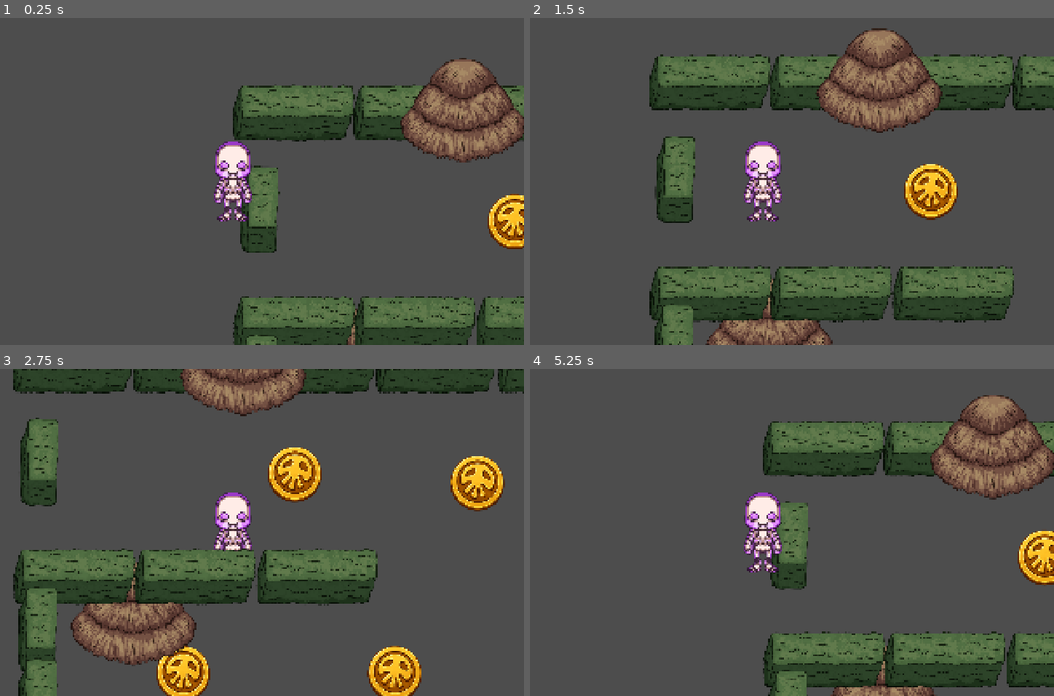
Above: before the commit, frames 1-4 (two rows, left to right).
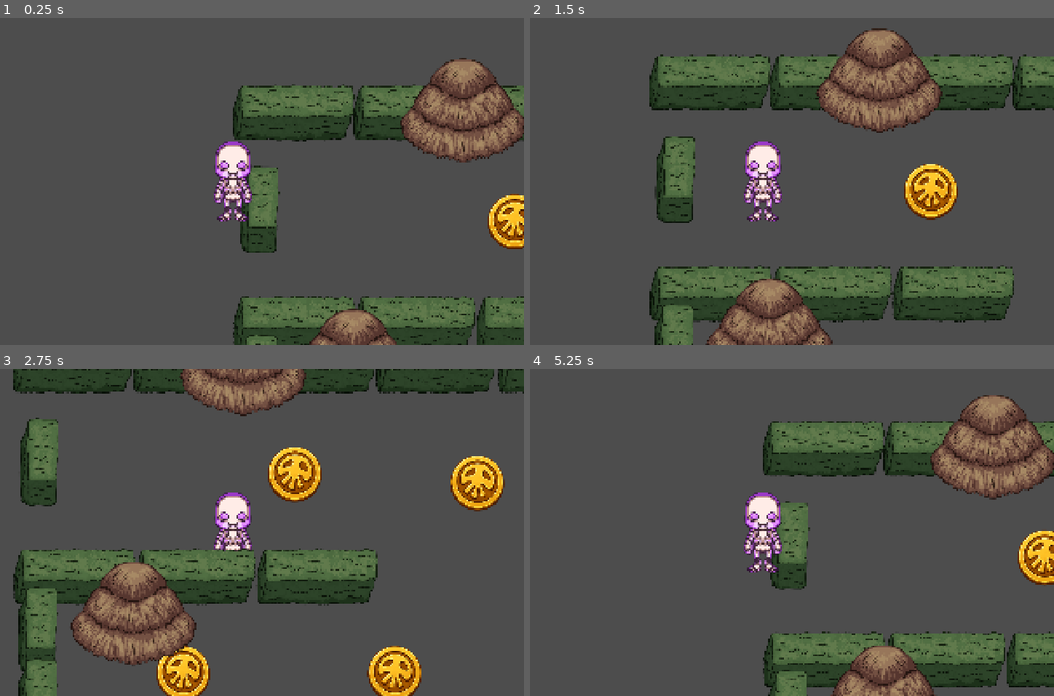
Above: after the commit, the same moments.

Repository: vikram3/Prototype
Game: Godot game, scene res://scenes/checkpoints/checkpoint01.tscn
Same seed, same stepped clock (60 frames per second), same inputs: the game is played once before the commit and once after it. Before the commit the project has no main scene; this scene is started directly in both runs.
Inputs:
- Up to frame 1 (0.25 s): no input
- Up to frame 2 (1.5 s): tap Enter at 0.5 s; hold D (move_right) 0.53-1.28 s; hold S (move_down) from 1.28 s (still down)
- Up to frame 3 (2.75 s): release S (move_down) at 2.03 s; hold D (move_right) from 2.03 s (still down)
- Up to frame 4 (5.25 s): release D (move_right) at 2.78 s; hold W (move_up) 2.78-3.53 s; hold A (move_left) 3.53-5.03 s; hold S (move_down) from 5.03 s (still down)

The runs differ from the first frame. In frame 1, 1.2% of the frame differs, in the area x 59-76%, y 88-100%; in frame 2, 1.5%; in frame 3, 1.5%; in frame 4, 1.5%, in the area x 58-77%, y 84-98%.

Commit message:
not working

Diff:
--- a/project.godot
+++ b/project.godot
@@ -11,6 +11,7 @@
 [application]
 
 config/name="CoinTrollAdventurePrototype"
+run/main_scene="uid://bt3ao1dtveetk"
 config/features=PackedStringArray("4.7", "GL Compatibility")
 config/icon="res://icon.svg"
 
--- a/scenes/checkpoints/checkpoint01.tscn
+++ b/scenes/checkpoints/checkpoint01.tscn
@@ -1064,91 +1064,83 @@
 [node name="Coin62" parent="World/Objects" index="61" unique_id=1114836164 instance=ExtResource("6_ooop0")]
 position = Vector2(6292, 2357)
 
-[node name="HidingObject" parent="World/Objects" index="62" unique_id=1833708346 instance=ExtResource("7_4iq2i")]
-position = Vector2(1078, -270)
-
-[node name="HidingObject2" parent="World/Objects" index="63" unique_id=1100904476 instance=ExtResource("7_4iq2i")]
-position = Vector2(716, 556)
-
-[node name="HidingObject3" parent="World/Objects" index="64" unique_id=1962261911 instance=ExtResource("7_4iq2i")]
-position = Vector2(1919, 1421)
-
-[node name="HidingObject4" parent="World/Objects" index="65" unique_id=357757664 instance=ExtResource("7_4iq2i")]
-position = Vector2(1552, 1988)
-
-[node name="HidingObject5" parent="World/Objects" index="66" unique_id=577165191 instance=ExtResource("7_4iq2i")]
-position = Vector2(776, 3443)
-
-[node name="HidingObject6" parent="World/Objects" index="67" unique_id=1272033481 instance=ExtResource("7_4iq2i")]
-position = Vector2(2484, 1181)
-
-[node name="HidingObject7" parent="World/Objects" index="68" unique_id=1884377211 instance=ExtResource("7_4iq2i")]
-position = Vector2(4189, 803)
-
-[node name="HidingObject8" parent="World/Objects" index="69" unique_id=1073272025 instance=ExtResource("7_4iq2i")]
-position = Vector2(4768, 556)
-
-[node name="HidingObject9" parent="World/Objects" index="70" unique_id=1244839906 instance=ExtResource("7_4iq2i")]
-position = Vector2(6486, 1798)
-
-[node name="HidingObject10" parent="World/Objects" index="71" unique_id=1575148346 instance=ExtResource("7_4iq2i")]
-position = Vector2(3851, 3319)
-
 [node name="Skull" parent="World/Entities" parent_id_path=PackedInt32Array(777000994) index="0" unique_id=532681137 node_paths=PackedStringArray("patrol_path") instance=ExtResource("2_f4wyv")]
-position = Vector2(1154, 0)
+position = Vector2(1812, 669)
 patrol_path = NodePath("../../../PatrolPoints/Path2D")
-patrol_speed = 400.0
-vision_range = 550.0
 vision_angle = 120.0
+lose_sight_grace = 0.35
 
 [node name="Skull2" parent="World/Entities" parent_id_path=PackedInt32Array(777000994) index="1" unique_id=1983561973 node_paths=PackedStringArray("patrol_path") instance=ExtResource("2_f4wyv")]
-position = Vector2(1856, 676)
+position = Vector2(3560, 16)
 patrol_path = NodePath("../../../PatrolPoints/Path2D2")
-patrol_speed = 400.0
-vision_range = 550.0
 vision_angle = 120.0
+lose_sight_grace = 0.35
 
 [node name="Skull3" parent="World/Entities" parent_id_path=PackedInt32Array(777000994) index="2" unique_id=1639926090 node_paths=PackedStringArray("patrol_path") instance=ExtResource("2_f4wyv")]
-position = Vector2(1856, 676)
+position = Vector2(426, 1404)
 patrol_path = NodePath("../../../PatrolPoints/Path2D3")
-patrol_speed = 400.0
-vision_range = 550.0
 vision_angle = 120.0
+lose_sight_grace = 0.35
 
 [node name="Skull4" parent="World/Entities" parent_id_path=PackedInt32Array(777000994) index="3" unique_id=819514637 node_paths=PackedStringArray("patrol_path") instance=ExtResource("2_f4wyv")]
-position = Vector2(1856, 676)
+position = Vector2(1189, 2658)
 patrol_path = NodePath("../../../PatrolPoints/Path2D4")
-patrol_speed = 400.0
-vision_range = 550.0
 vision_angle = 120.0
+lose_sight_grace = 0.35
 
 [node name="Skull5" parent="World/Entities" parent_id_path=PackedInt32Array(777000994) index="4" unique_id=57242666 node_paths=PackedStringArray("patrol_path") instance=ExtResource("2_f4wyv")]
-position = Vector2(1856, 676)
+position = Vector2(2807, 3299)
 patrol_path = NodePath("../../../PatrolPoints/Path2D5")
-patrol_speed = 400.0
-vision_range = 550.0
 vision_angle = 120.0
+lose_sight_grace = 0.35
 
 [node name="Skull6" parent="World/Entities" parent_id_path=PackedInt32Array(777000994) index="5" unique_id=257598020 node_paths=PackedStringArray("patrol_path") instance=ExtResource("2_f4wyv")]
-position = Vector2(1856, 676)
+position = Vector2(4509, 1368)
 patrol_path = NodePath("../../../PatrolPoints/Path2D6")
-patrol_speed = 400.0
-vision_range = 550.0
 vision_angle = 120.0
+lose_sight_grace = 0.35
 
 [node name="Skull7" parent="World/Entities" parent_id_path=PackedInt32Array(777000994) index="6" unique_id=162566234 node_paths=PackedStringArray("patrol_path") instance=ExtResource("2_f4wyv")]
-position = Vector2(1856, 676)
+position = Vector2(5380, -79)
 patrol_path = NodePath("../../../PatrolPoints/Path2D7")
-patrol_speed = 400.0
-vision_range = 550.0
 vision_angle = 120.0
+lose_sight_grace = 0.35
 
 [node name="Skull8" parent="World/Entities" parent_id_path=PackedInt32Array(777000994) index="7" unique_id=1468132054 node_paths=PackedStringArray("patrol_path") instance=ExtResource("2_f4wyv")]
-position = Vector2(1856, 676)
+position = Vector2(1923, 18)
 patrol_path = NodePath("../../../PatrolPoints/Path2D8")
-patrol_speed = 400.0
-vision_range = 550.0
 vision_angle = 120.0
+lose_sight_grace = 0.35
+
+[node name="HidingObject" parent="World" index="161" unique_id=1833708346 instance=ExtResource("7_4iq2i")]
+position = Vector2(759, -270)
+
+[node name="HidingObject2" parent="World" index="162" unique_id=1100904476 instance=ExtResource("7_4iq2i")]
+position = Vector2(397, 556)
+
+[node name="HidingObject3" parent="World" index="163" unique_id=1962261911 instance=ExtResource("7_4iq2i")]
+position = Vector2(1600, 1421)
+
+[node name="HidingObject4" parent="World" index="164" unique_id=357757664 instance=ExtResource("7_4iq2i")]
+position = Vector2(1233, 1988)
+
+[node name="HidingObject5" parent="World" index="165" unique_id=577165191 instance=ExtResource("7_4iq2i")]
+position = Vector2(457, 3443)
+
+[node name="HidingObject6" parent="World" index="166" unique_id=1272033481 instance=ExtResource("7_4iq2i")]
+position = Vector2(2165, 1181)
+
+[node name="HidingObject7" parent="World" index="167" unique_id=1884377211 instance=ExtResource("7_4iq2i")]
+position = Vector2(3870, 803)
+
+[node name="HidingObject8" parent="World" index="168" unique_id=1073272025 instance=ExtResource("7_4iq2i")]
+position = Vector2(4449, 556)
+
+[node name="HidingObject9" parent="World" index="169" unique_id=1244839906 instance=ExtResource("7_4iq2i")]
+position = Vector2(6167, 1798)
+
+[node name="HidingObject10" parent="World" index="170" unique_id=1575148346 instance=ExtResource("7_4iq2i")]
+position = Vector2(3532, 3319)
 
 [node name="PatrolPath" parent="PatrolPoints" parent_id_path=PackedInt32Array(756260114) index="0" unique_id=1071684950]
 position = Vector2(-114, -586)
@@ -1177,5 +1169,9 @@
 [node name="Path2D8" type="Path2D" parent="PatrolPoints" parent_id_path=PackedInt32Array(756260114) index="8" unique_id=199594696]
 curve = SubResource("Curve2D_ytn6w")
 
+[node name="Objective" parent="." index="3" unique_id=1695771071]
+required_coins = 10
+require_exit = false
+
 [node name="Goal" parent="." index="4" unique_id=1313366078]
 position = Vector2(6450, 2310)
--- a/scripts/checkpoints/Goal.gd
+++ b/scripts/checkpoints/Goal.gd
@@ -2,16 +2,28 @@
 
 signal player_reached_goal
 
-var activated: bool = true
+var activated: bool = false
 
 
 func _ready() -> void:
 	body_entered.connect(_on_body_entered)
 
 
+func activate() -> void:
+	if activated:
+		return
+
+	activated = true
+	monitoring = true
+
+	print("Goal activated")
+
+
 func _on_body_entered(body: Node2D) -> void:
 	if not activated:
 		return
 
-	if body.is_in_group("player"):
-		player_reached_goal.emit()
+	if not body.is_in_group("player"):
+		return
+
+	player_reached_goal.emit()
--- a/scripts/checkpoints/Objective.gd
+++ b/scripts/checkpoints/Objective.gd
@@ -1,16 +1,10 @@
 extends Node
 
 signal objective_completed
-signal progress_changed(current: int, required: int)
+signal progress_changed(coins_collected: int, required_coins: int)
 
-enum CompletionMode {
-	AND,
-	OR
-}
-
-@export var required_coins: int = 0
-@export var require_exit: bool = false
-@export var completion_mode: CompletionMode = CompletionMode.AND
+@export var required_coins: int = 20
+@export var require_exit: bool = true
 
 var coins_collected: int = 0
 var exit_reached: bool = false
@@ -22,6 +16,8 @@
 	exit_reached = false
 	completed = false
 
+	progress_changed.emit(coins_collected, required_coins)
+
 
 func add_coins(amount: int) -> void:
 	if completed:
@@ -29,12 +25,9 @@
 
 	coins_collected += amount
 
-	progress_changed.emit(
-		coins_collected,
-		required_coins
-	)
+	progress_changed.emit(coins_collected, required_coins)
 
-	check_completion()
+	_check_completion()
 
 
 func reach_exit() -> void:
@@ -43,37 +36,22 @@
 
 	exit_reached = true
 
-	check_completion()
+	_check_completion()
 
 
-func check_completion() -> void:
+func _check_completion() -> void:
 	if completed:
 		return
 
-	var coin_requirement_met := (
-		required_coins <= 0
-		or coins_collected >= required_coins
-	)
+	var coins_complete := coins_collected >= required_coins
+	var exit_complete := not require_exit or exit_reached
 
-	var exit_requirement_met := (
-		not require_exit
-		or exit_reached
-	)
+	if not coins_complete:
+		return
 
-	var should_complete := false
+	if not exit_complete:
+		return
 
-	if completion_mode == CompletionMode.AND:
-		should_complete = (
-			coin_requirement_met
-			and exit_requirement_met
-		)
+	completed = true
 
-	elif completion_mode == CompletionMode.OR:
-		should_complete = (
-			coin_requirement_met
-			or exit_requirement_met
-		)
-
-	if should_complete:
-		completed = true
-		objective_completed.emit()
+	objective_completed.emit()
--- a/scripts/checkpoints/checkpoint.gd
+++ b/scripts/checkpoints/checkpoint.gd
@@ -15,50 +15,40 @@
 
 	_spawn_player()
 
-	goal.player_reached_goal.connect(
-		_on_goal_reached
-	)
-
-	objective.objective_completed.connect(
-		_on_objective_completed
-	)
+	goal.player_reached_goal.connect(_on_goal_reached)
+	objective.objective_completed.connect(_on_objective_completed)
 
 	_connect_coins()
-
-	print(
-		"Checkpoint scene loaded: %02d"
-		% checkpoint_number
-	)
 
 
 func _spawn_player() -> void:
 	if player_scene == null:
-		push_error("No player scene assigned to this checkpoint.")
+		push_error("Checkpoint: Player scene is not assigned.")
 		return
 
 	var player := player_scene.instantiate()
+
 	$World.add_child(player)
+
 	player.global_position = player_spawn.global_position
-	print("Player spawned.")
 
 
 func _connect_coins() -> void:
-	var coins := get_tree().get_nodes_in_group("coin")
-
-	for coin in coins:
-		coin.collected.connect(
-			_on_coin_collected
-		)
+	for coin in get_tree().get_nodes_in_group("coins"):
+		if coin.has_signal("collected"):
+			if not coin.collected.is_connected(_on_coin_collected):
+				coin.collected.connect(_on_coin_collected)
 
 
 func _on_coin_collected(value: int) -> void:
 	CheckpointManager.add_coins(value)
 	objective.add_coins(value)
 
+	if objective.coins_collected >= objective.required_coins:
+		goal.activate()
+
 
 func _on_goal_reached() -> void:
-	print("Player reached checkpoint goal.")
-
 	objective.reach_exit()
 
 
@@ -67,9 +57,4 @@
 
 
 func complete_checkpoint() -> void:
-	print(
-		"Checkpoint %02d complete!"
-		% checkpoint_number
-	)
-
 	CheckpointManager.complete_checkpoint()
--- a/scripts/core/checkpointmanager.gd
+++ b/scripts/core/checkpointmanager.gd
@@ -16,22 +16,12 @@
 	coins_collected = 0
 	checkpoint_completed = false
 
-	print(
-		"Starting Checkpoint %02d"
-		% current_checkpoint
-	)
-
 
 func add_coins(amount: int) -> void:
 	if checkpoint_completed:
 		return
 
 	coins_collected += amount
-
-	print(
-		"Coins: %d"
-		% coins_collected
-	)
 
 
 func complete_checkpoint() -> void:
@@ -48,23 +38,11 @@
 		SaveManager.highest_checkpoint = highest_checkpoint
 		SaveManager.save_game()
 
-	print(
-		"Checkpoint %02d completed."
-		% current_checkpoint
-	)
-
-	print(
-		"Highest checkpoint: %02d"
-		% highest_checkpoint
-	)
+	print("Checkpoint %02d completed!" % current_checkpoint)
+	print("Highest checkpoint: %02d" % highest_checkpoint)
 
 
 func restart_checkpoint() -> void:
-	print(
-		"Restarting Checkpoint %02d"
-		% current_checkpoint
-	)
-
 	Engine.time_scale = 1.0
 
 	get_tree().reload_current_scene()
Not shown, changed: export_presets.cfg
